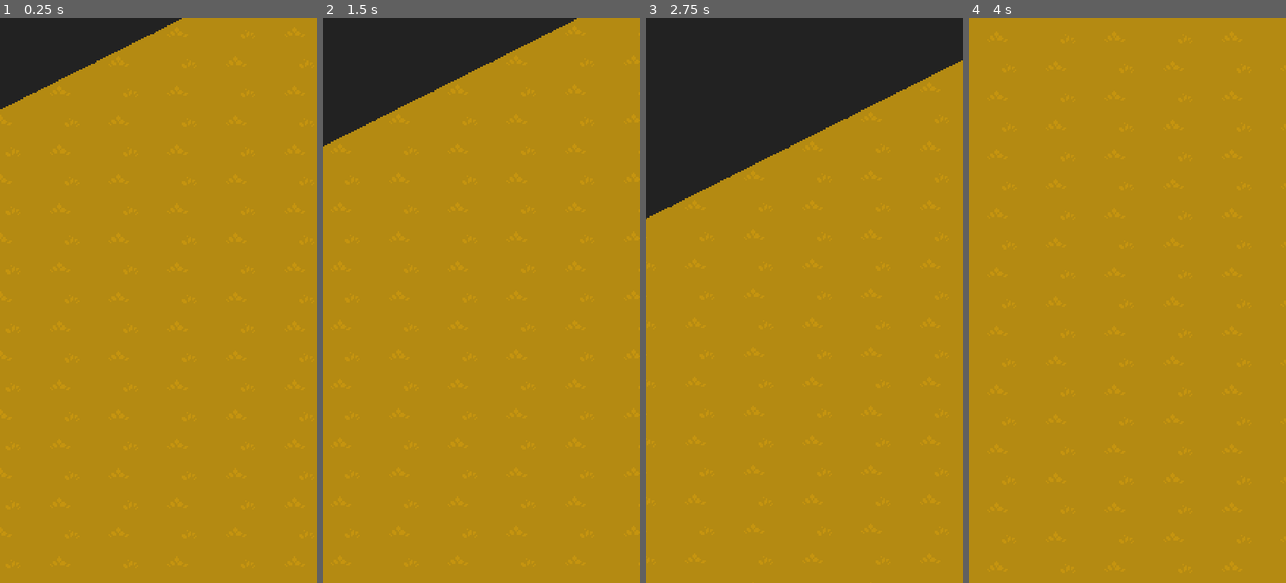
Above: before the commit, frames 1-4 (left to right).
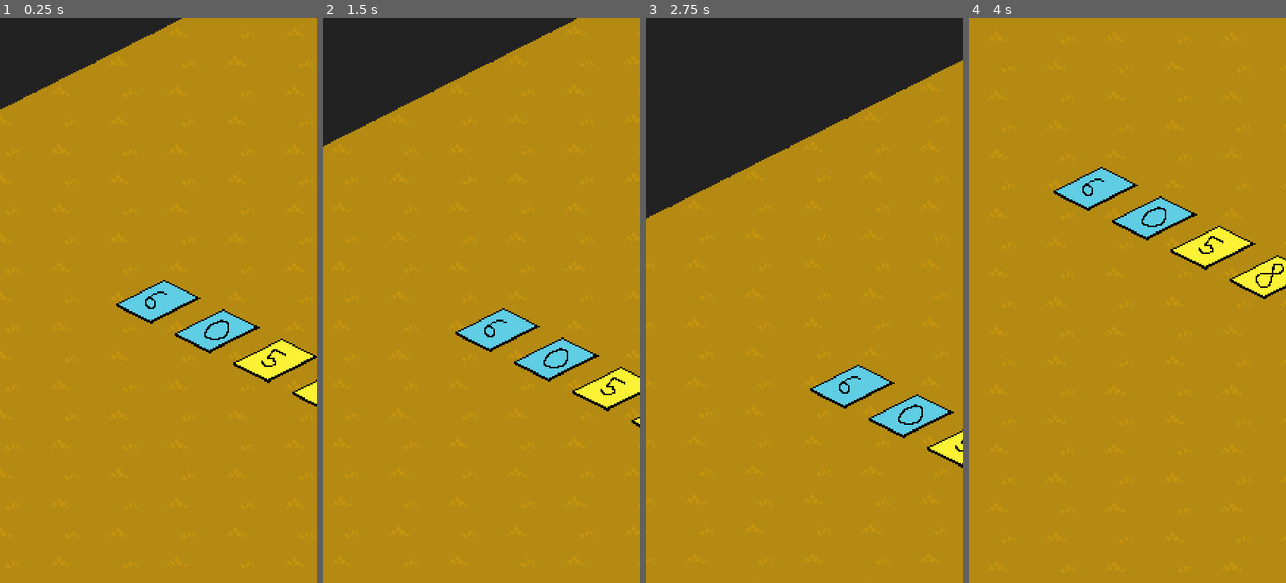
Above: after the commit, the same moments.

Repository: akrck02/kinokochi
Game: Godot game, scene res://scenes/liar/liar.tscn
Same seed, same stepped clock (60 frames per second), same inputs: the game is played once before the commit and once after it. This scene is started directly instead of the project's main scene.
Inputs (mouse positions are in pixels of both pictures, inside the frame that each line leads up to):
- Up to frame 1 (0.25 s): no input
- Up to frame 2 (1.5 s): tap Enter (ui_accept) at 0.5, 0.77, 1.25 s; move the mouse to (551, 272) at 0.52 s; hold Right (ui_right) 0.53-1.25 s; click (551, 272) at 0.67 s; drag from (418, 328) to (465, 413) at 1.27 s
- Up to frame 3 (2.75 s): tap Enter (ui_accept) at 2 s; move the mouse to (836, 176) at 2.02 s; hold Right (ui_right) from 2.03 s (still down)
- Up to frame 4 (4 s): release Right (ui_right) at 2.75 s; tap Enter (ui_accept) at 2.75, 3.5, 3.77 s; drag from (1111, 413) to (1032, 215) at 2.77 s; move the mouse to (1222, 385) at 3.52 s; hold Left (ui_left) from 3.53 s (still down)

The runs differ from the first frame. In frame 1, 3.3% of the frame differs, in the area x 36-100%, y 46-69%; in frame 2, 3.1%; in frame 3, 2.5%; in frame 4, 3.9%, in the area x 26-100%, y 26-50%.
Error before the commit: Invalid type in function 'new' in base 'GDScript'. Cannot convert argument 1 from Object to Array. (res://scenes/liar/liar.gd:15)

Commit message:
Moved Player class to different file

Diff:
--- a/scenes/liar/deck.gd
+++ b/scenes/liar/deck.gd
@@ -1,6 +1,8 @@
 extends Node
 class_name Deck
 
+const PLAYERS=4
+const CARDS_PER_HAND=5
 var cards:Array;
 enum COLORS_ENUM{ red,yellow,green,blue}
 
@@ -23,3 +25,14 @@
 func get_random_card()->Card:
 	var random=randi()%cards.size()
 	return cards.pop_at(random)
+
+func generate_hands():
+	var hands:Array=[]
+	var deck=Deck.new()
+	for player in PLAYERS:
+		var cards:Array=[]
+		for c in CARDS_PER_HAND:
+			cards.append(deck.get_random_card())
+		hands.append(Hand.new(cards))
+
+	return hands
--- a/scenes/liar/liar.gd
+++ b/scenes/liar/liar.gd
@@ -7,13 +7,14 @@
 @onready var spin_box_y: SpinBox = $Control/HBoxContainer/SpinBoxY
 @onready var spin_box_x: SpinBox = $Control/HBoxContainer/SpinBoxX
 @onready var button: Button = $Control/HBoxContainer/Button
-
+var deck:Deck;
 
 # Called when the node enters the scene tree for the first time.
 func _ready() -> void:
-	var deck=Deck.new()
-	var hand=Hand.new(deck)
-	print(deck.size())
+	deck=Deck.new()
+	var hands=deck.generate_hands()
+	add_child(hands[0])
+	hands[0].show_cards()
 
 
 	#var hands=generate_hands()
@@ -21,7 +22,7 @@
 	#print(hand.cards)
 	#hand.show_cards()
 	#add_child(hand)
-	#button.pressed.connect(move.bind(hand))
+	button.pressed.connect(move.bind(hands[0]))
 
 	# Create players with their hands
 
@@ -31,25 +32,3 @@
 # Called every frame. 'delta' is the elapsed time since the previous frame.
 func _process(delta: float) -> void:
 	pass
-
-## Generates 4 hands of cards
-func generate_hands():
-	var hands:Array=[]
-	var deck=Deck.new()
-	for player in PLAYERS:
-		var cards:Array=[]
-		for c in CARDS_PER_HAND:
-			cards.append(deck.get_random_card())
-		hands.append(Hand.new(cards))
-
-	return hands
-
-class Player:
-	var id:int;
-	var name:String;
-	var hand:Hand;
-
-	func _init(id:int,name:String, cards:Array) -> void:
-		self.id=id
-		self.name=name
-		self.hand=Hand.new(cards)
--- /dev/null
+++ b/scenes/liar/player.gd
@@ -0,0 +1,19 @@
+extends Node
+
+class_name Player
+var id:int;
+var hand:Hand;
+
+func _init(id:int,name:String, hand:Hand) -> void:
+	self.id=id
+	self.name=name
+	self.hand=hand
+
+
+# Called when the node enters the scene tree for the first time.
+func _ready() -> void:
+	pass # Replace with function body.
+
+# Called every frame. 'delta' is the elapsed time since the previous frame.
+func _process(delta: float) -> void:
+	pass
